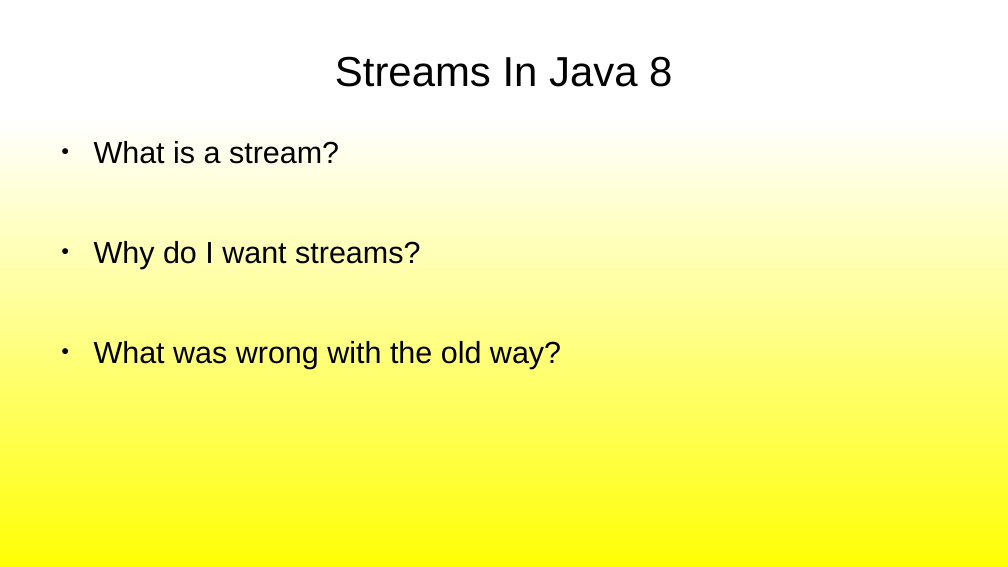
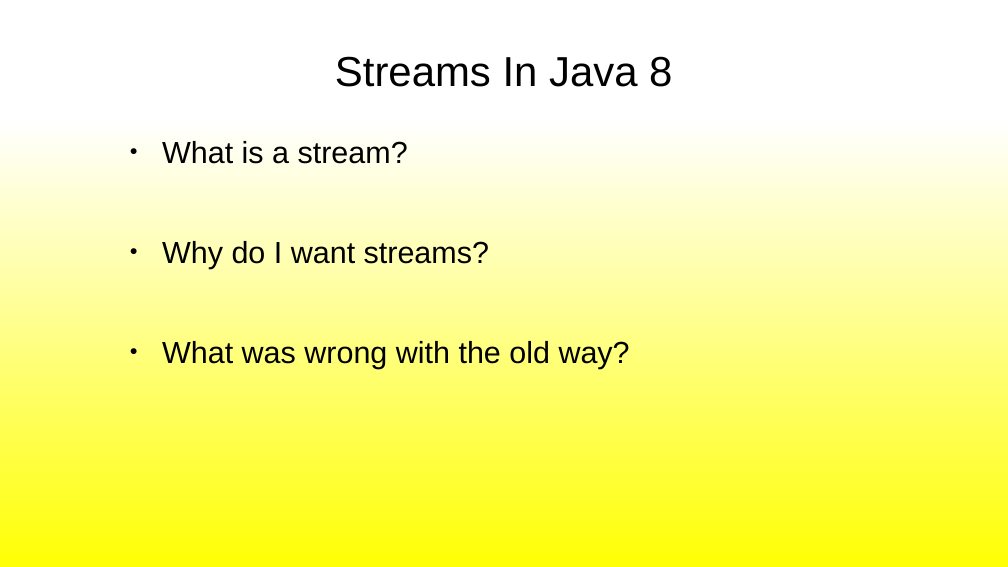
Before and after one commit to JUGGL/2016-august-collections-streams, a slide deck: slide 3 of CollectionsAndStreams.odp. Drawn at 1008x567 pixels with LibreOffice and Linux fonts; fonts in the diff are those of the drawing; background and template pictures are left out. Boxes give left, top, right and bottom in pixels: in the first picture for what was removed or moved away, otherwise in the second. Text is boxed around its words. In the diff, an @@ line names an element or a change of style, - is before the commit and + after.

```diff
--- a/CollectionsAndStreams.odp
+++ b/CollectionsAndStreams.odp
@@ text "What is a stream?": place and size @@
-text "What is a stream?" at (94, 141, 561, 369)
+text "What is a stream?" at (162, 141, 630, 369)
```
Also in this commit, not shown: 3 other slides changed, 2 other files.
